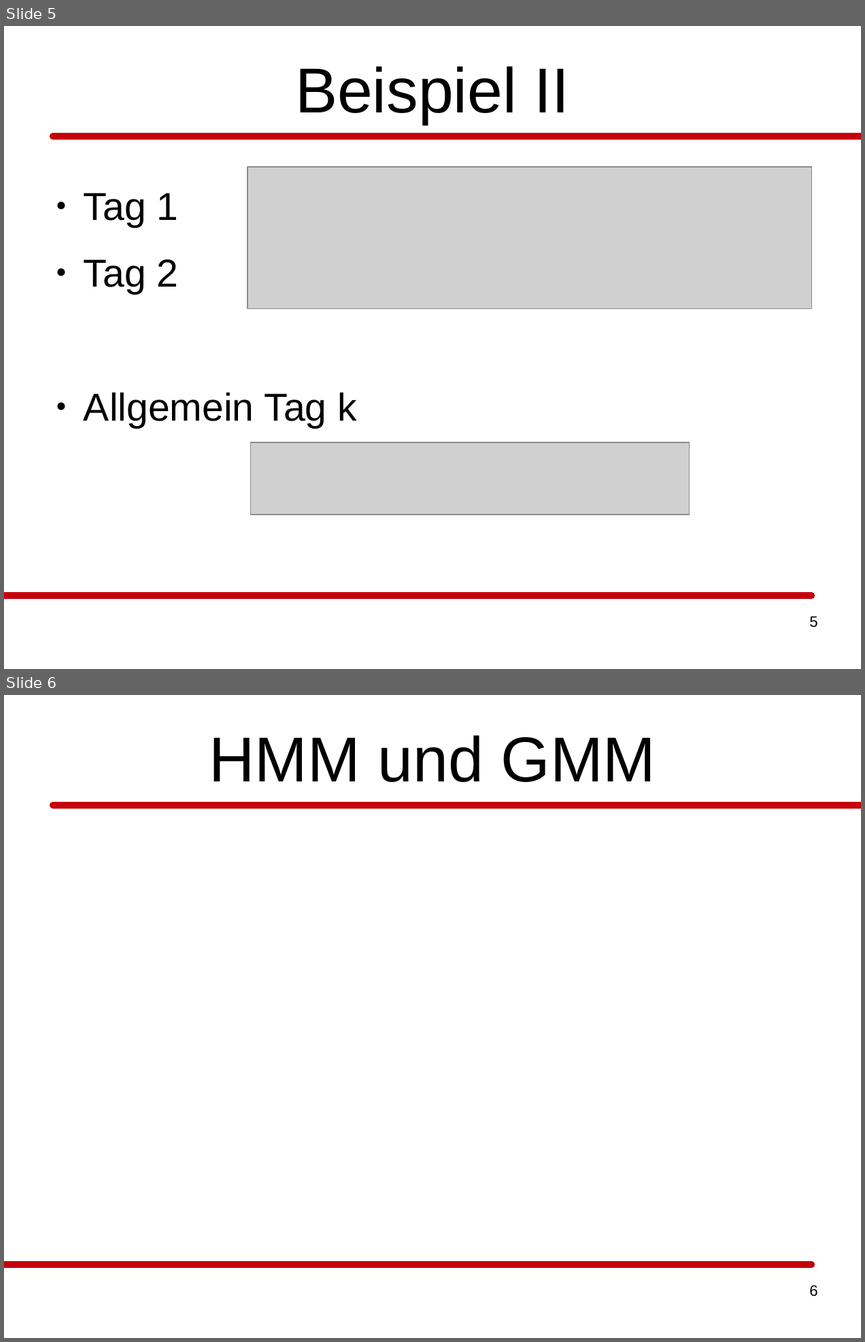
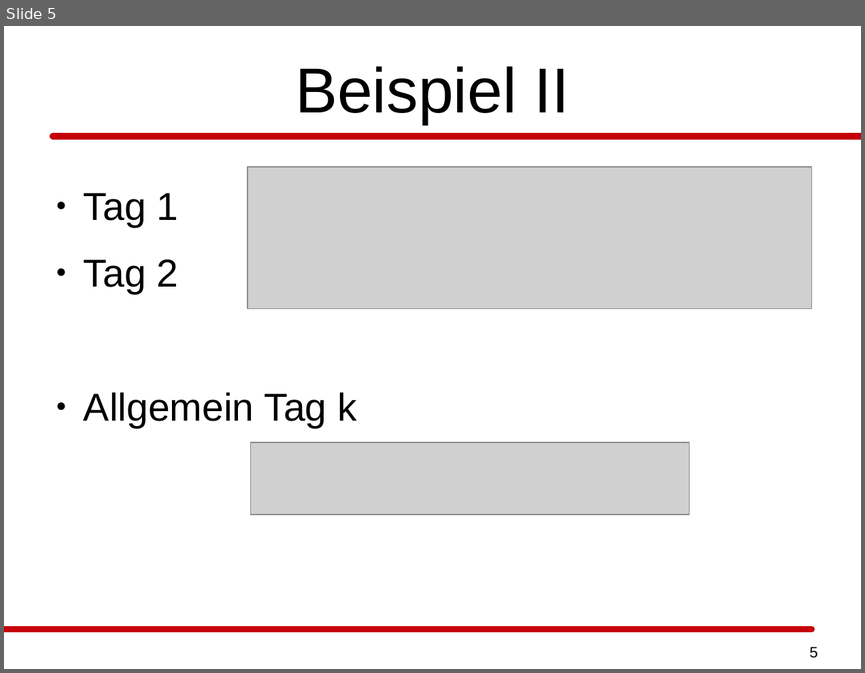
Before and after one commit to daandres/ml_soundwave_doppler_effect, a slide deck: praesentation/hmm/praesentation_ml_hmm_pasler_rieder.odp. Shown one above the other, each under a label of ours: slides 5 and 6 before the commit, slide 5 after it. The pictures are 865x1342 and 865x673 pixels, drawn with LibreOffice and Linux fonts; fonts in the diff are those of the drawing; grey boxes stand for pictures. Boxes give left, top, right and bottom in pixels: in the first picture for what was removed or moved away, otherwise in the second. Text is boxed around its words. In the diff, an @@ line names an element or a change of style, - is before the commit and + after.

```diff
--- a/praesentation/hmm/praesentation_ml_hmm_pasler_rieder.odp
+++ b/praesentation/hmm/praesentation_ml_hmm_pasler_rieder.odp
@@ slide 6 removed at <box>4,695,861,1338</box>, background #FFFFFF; not listed: 2 template elements that a slide beside it also shows @@
@@ title removed at <box>209,735,656,782</box> @@
-HMM und GMM
@@ page number removed at <box>809,1285,817,1296</box> @@
-6
@@ slide 5 changed as well @@
@@ rectangle: place and size @@
-rectangle at <box>4,595,812,595</box>
+rectangle at <box>4,629,812,629</box>
@@ page number: place and size @@
-page number at <box>809,616,817,627</box>
+page number at <box>809,646,817,658</box>
```
Also in this commit, not shown: 8 other slides changed, 5 slides added, 2 other slides removed, 1 other file.
